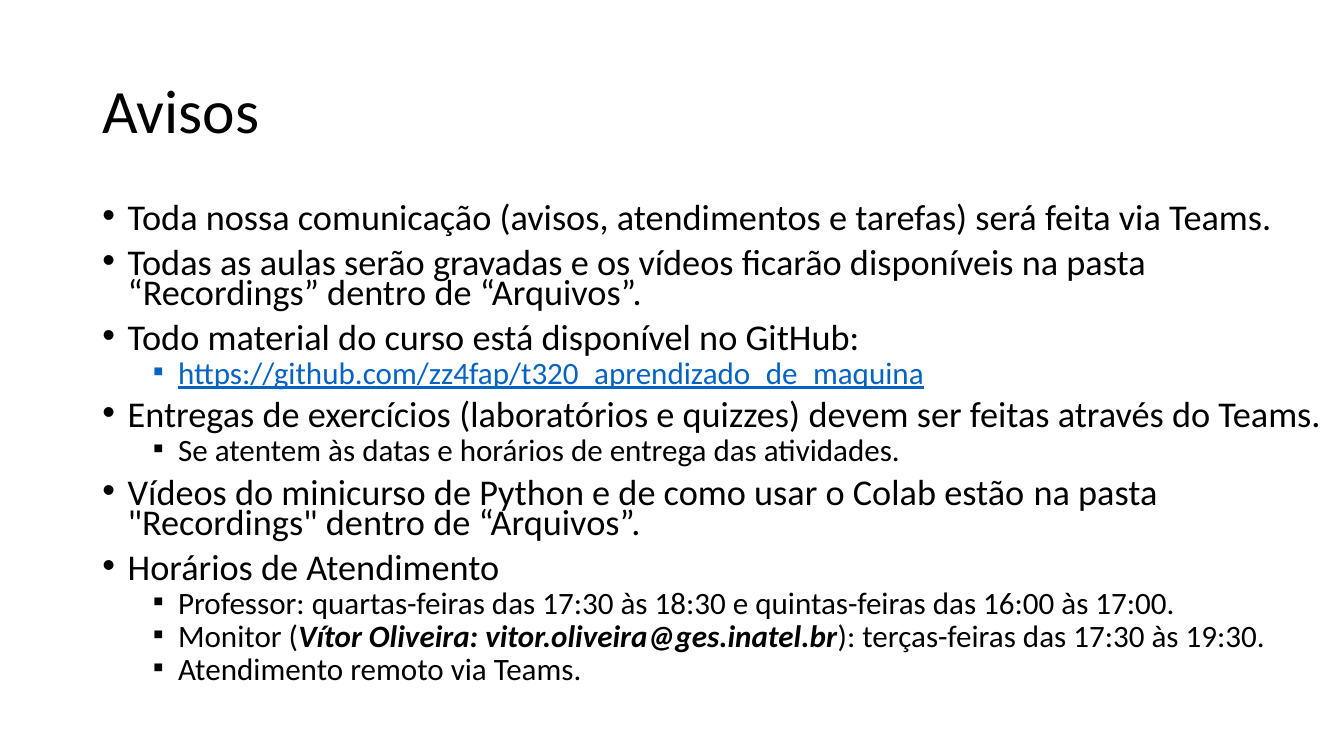
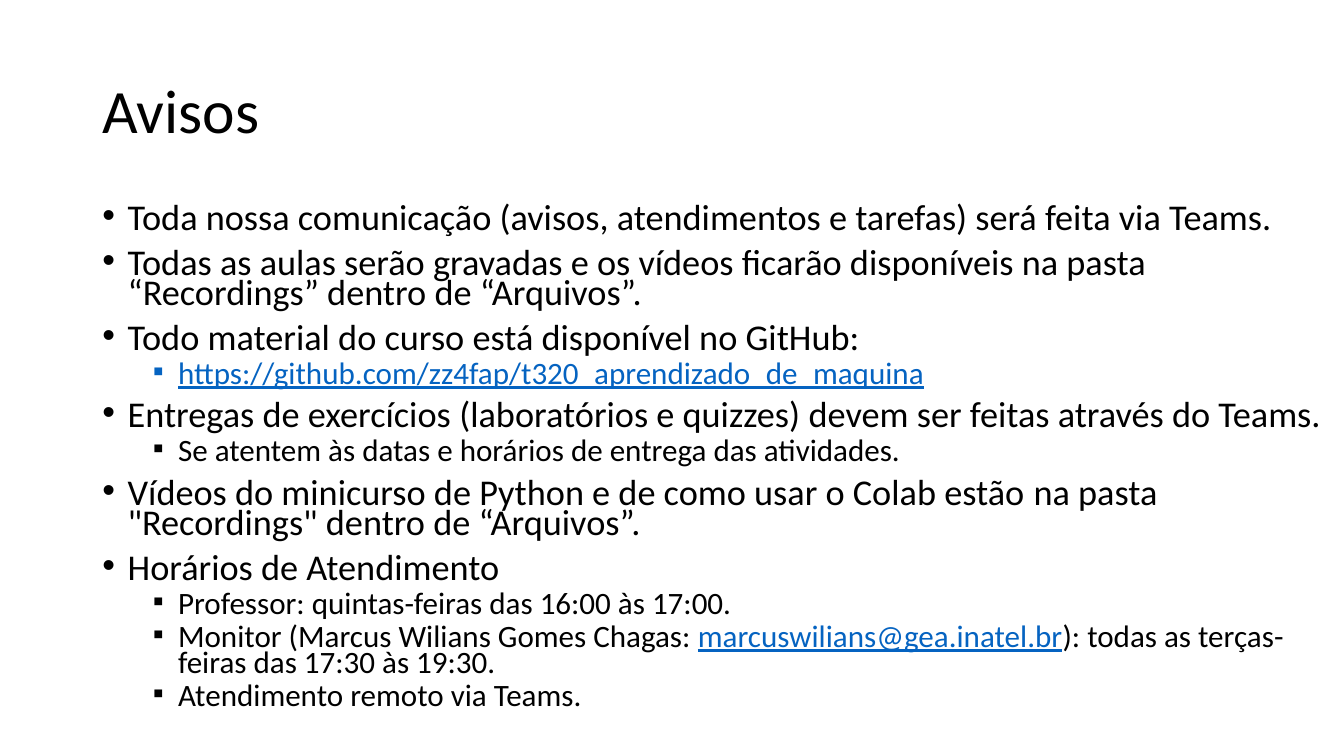
Before and after one commit to zz4fap/t320_aprendizado_de_maquina, a slide deck: slide 7 of slides/T320_Classificação (Parte I).pptx. Drawn at 1344x756 pixels with LibreOffice and Linux fonts; fonts in the diff are those of the drawing. Boxes give left, top, right and bottom in pixels: in the first picture for what was removed or moved away, otherwise in the second. Text is boxed around its words. In the diff, an @@ line names an element or a change of style, - is before the commit and + after.

```diff
--- a/slides/T320_Classificação (Parte I).pptx
+++ b/slides/T320_Classificação (Parte I).pptx
@@ text at [178, 592, 1283, 674]: text changed @@
-  ▪ Professor: quartas-feiras das 17:30 às 18:30 e quintas-feiras das 16:00 às 17:00.
-  ▪ Monitor (Vítor Oliveira: vitor.oliveira@ges.inatel.br): terças-feiras das 17:30 às 19:30.
+  ▪ Professor: quintas-feiras das 16:00 às 17:00.
+  ▪ Monitor (Marcus Wilians Gomes Chagas: marcuswilians@gea.inatel.br): todas as terças-feiras das 17:30 às 19:30.
```
Also in this commit, not shown: 1 other slide changed, 1 other file.
